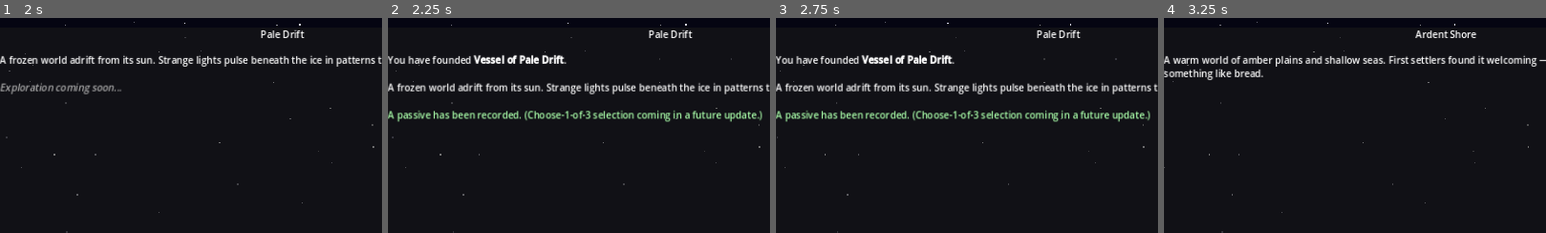
Above: before the commit, frames 1-4 (left to right).
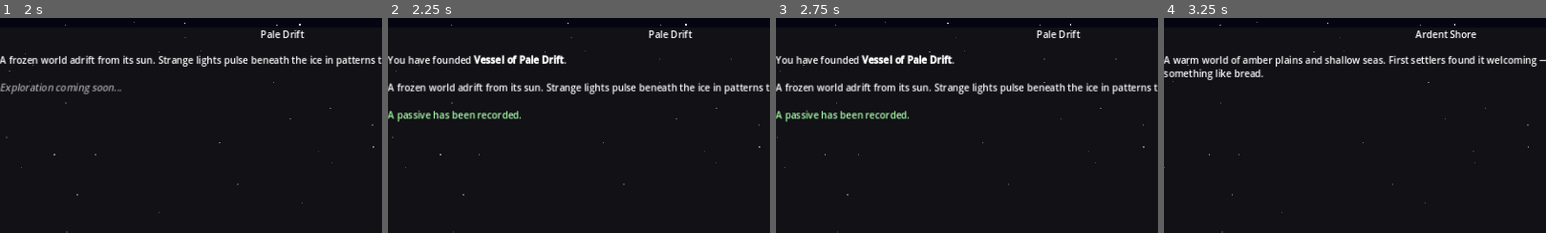
Above: after the commit, the same moments.

Repository: ColdTie/Metanoia-Vessel-2D
Game: Godot game, scene res://scenes/travel/travel_screen.tscn
Two runs of this game, one before a commit and one after it. Both use one fixed random seed, a clock stepped at 60 frames per second and the inputs below.
Inputs:
- Up to frame 1 (2 s): click "Pale Drift (3)" at 0.5 s; click "Depart (3 fuel)" at 1.25 s
- Up to frame 2 (2.25 s): click "Found Vessel" at 2 s
- Up to frame 3 (2.75 s): no input
- Up to frame 4 (3.25 s): click "Ardent Shore (start)" at 2.75 s
The pictures show only the part of the screen within x 25-75%, y 0-50%; the shares and areas given below are measured in that part.

Frame 1 is identical in both runs. In frame 2, 1.5% of the frame differs, in the area x 35-98%, y 42-49%; in frame 3, 1.5%; in frame 4, nothing differs.

Commit message:
feat: choose-1-of-3 passive settling reward
First settlement still guarantees Founding Bonus. Every settlement
after that draws 3 random passives (excluding ones already owned)
from a new PASSIVE_POOL and lets the player pick one via a
code-built popup (scripts/ui/passive_select.gd), matching the
travel screen's programmatic-UI style.

frost_hardened is wired up functionally: GameState.get_travel_cost()
now shaves 1 fuel off ice-world travel when owned, and the travel
screen uses it for both cost display and the actual fuel deduction.

Keeps design/systems.md in sync and logs the change.

Co-Authored-By: Claude Sonnet 5 <noreply@anthropic.com>
Claude-Session: https://claude.ai/code/session_0146RQgbWdzMNHnTejh18XNY

Diff:
--- a/scripts/autoloads/game_state.gd
+++ b/scripts/autoloads/game_state.gd
@@ -3,6 +3,17 @@
 # Singleton: all mutable game state. Access via GameState.x anywhere.
 
 const MAX_PASSIVES := 10  # Reaching this triggers void unlock check
+
+# Passive pool for the choose-1-of-3 settling reward. founding_bonus is
+# granted automatically on the player's first settlement and is not drawn
+# from here. See design/systems.md Passives for the full roster.
+const PASSIVE_POOL: Array = [
+	{"id": "root_knowledge", "name": "Root Knowledge", "desc": "Jungle worlds yield extra specimens."},
+	{"id": "echo_listener", "name": "Echo Listener", "desc": "Unlocks extra creature dialogue options."},
+	{"id": "frost_hardened", "name": "Frost Hardened", "desc": "Ice-world travel costs 1 less fuel."},
+	{"id": "tide_reader", "name": "Tide Reader", "desc": "Ocean worlds reveal hidden specimens."},
+	{"id": "dust_walker", "name": "Dust Walker", "desc": "Desert worlds never trigger forced combat."},
+]
 
 var current_world: String = "Ardent Shore"
 var passives: Array = []          # Array of {id, name, desc, source}
@@ -98,17 +109,43 @@
 	return get_world_by_name(current_world)
 
 
+func get_travel_cost(world_id: String) -> int:
+	var world := get_world_by_id(world_id)
+	if world.is_empty():
+		return 0
+	var cost: int = world.get("distance", 0)
+	if world.get("type", "") == "ice" and has_passive("frost_hardened"):
+		cost = max(0, cost - 1)
+	return cost
+
+
 func travel_to_world(world_id: String) -> bool:
 	var world := get_world_by_id(world_id)
 	if world.is_empty():
 		return false
-	var cost: int = world.get("distance", 0)
+	var cost := get_travel_cost(world_id)
 	if fuel < cost:
 		return false
 	fuel -= cost
 	current_world = world["name"]
 	world_changed.emit(current_world)
 	return true
+
+
+func has_passive(id: String) -> bool:
+	for p in passives:
+		if p.get("id", "") == id:
+			return true
+	return false
+
+
+func get_passive_choices(count: int = 3) -> Array:
+	var available: Array = []
+	for p in PASSIVE_POOL:
+		if not has_passive(p["id"]):
+			available.append(p)
+	available.shuffle()
+	return available.slice(0, min(count, available.size()))
 
 
 func add_passive(passive: Dictionary) -> void:
--- a/scripts/travel/travel_screen.gd
+++ b/scripts/travel/travel_screen.gd
@@ -225,7 +225,8 @@
 		var btn := Button.new()
 		var settled_tag: String = " [V]" if world.get("settled", false) else ""
 		var dist: int = world.get("distance", 0)
-		var cost_tag: String = " (%d)" % dist if dist > 0 else " (start)"
+		var cost: int = GameState.get_travel_cost(world["id"])
+		var cost_tag: String = " (%d)" % cost if dist > 0 else " (start)"
 		var is_current: bool = world["name"] == GameState.current_world
 		btn.text = ("> " if is_current else "") + world["name"] + settled_tag + cost_tag
 		btn.size_flags_horizontal = Control.SIZE_EXPAND_FILL
@@ -244,7 +245,7 @@
 	_world_name_label.text = world["name"]
 	_world_desc_label.text = world.get("description", "")
 
-	var cost: int = world.get("distance", 0)
+	var cost: int = GameState.get_travel_cost(world_id)
 	var is_current: bool = world["name"] == GameState.current_world
 	var can_afford: bool = GameState.fuel >= cost
 
@@ -287,19 +288,49 @@
 	if world.get("settled", false):
 		return
 
+	var is_first_settlement: bool = not _any_other_world_settled()
+
 	world["settled"] = true
 	world["vessel_name"] = "Vessel of " + world["name"]
 
-	# Grant the founding passive (choose-1-of-3 UI is TODO)
-	GameState.add_passive({
-		"id": "founding_bonus",
-		"name": "Founding Bonus",
-		"desc": "The act of founding grants clarity. +5 max fuel.",
-		"source": world["name"],
-	})
-	GameState.max_fuel += 5
-	GameState.refuel(5)
-
+	if is_first_settlement:
+		# First settlement always grants Founding Bonus (guaranteed, not drawn).
+		GameState.add_passive({
+			"id": "founding_bonus",
+			"name": "Founding Bonus",
+			"desc": "The act of founding grants clarity. +5 max fuel.",
+			"source": world["name"],
+		})
+		GameState.max_fuel += 5
+		GameState.refuel(5)
+		_finish_settle(world)
+		return
+
+	var choices := GameState.get_passive_choices(3)
+	if choices.is_empty():
+		_finish_settle(world)
+		return
+
+	var popup: PassiveSelectPopup = preload("res://scripts/ui/passive_select.gd").new()
+	add_child(popup)
+	popup.setup(choices)
+	popup.passive_chosen.connect(func(passive: Dictionary) -> void:
+		var rewarded := passive.duplicate()
+		rewarded["source"] = world["name"]
+		GameState.add_passive(rewarded)
+		_finish_settle(world)
+	)
+	popup.popup_centered()
+
+
+func _any_other_world_settled() -> bool:
+	for w in GameState.world_catalog:
+		if w.get("settled", false) and w["id"] != _selected_world_id:
+			return true
+	return false
+
+
+func _finish_settle(world: Dictionary) -> void:
 	_settle_button.visible = false
 	_populate_destinations()
 	_refresh_status()
@@ -307,8 +338,7 @@
 	_world_desc_label.text = \
 		"You have founded [b]" + world["vessel_name"] + "[/b].\n\n" \
 		+ world.get("description", "") \
-		+ "\n\n[color=#aaffaa]A passive has been recorded. " \
-		+ "(Choose-1-of-3 selection coming in a future update.)[/color]"
+		+ "\n\n[color=#aaffaa]A passive has been recorded.[/color]"
 
 	SaveLoad.save_game()
 
--- /dev/null
+++ b/scripts/ui/passive_select.gd
@@ -0,0 +1,74 @@
+extends PopupPanel
+class_name PassiveSelectPopup
+
+# Choose-1-of-3 settling reward popup. Built entirely in code, instanced by
+# whatever screen triggers a settle reward (currently travel_screen.gd).
+
+signal passive_chosen(passive: Dictionary)
+
+
+func setup(choices: Array) -> void:
+	title = "Choose a Passive"
+	size = Vector2(560, 240)
+	exclusive = true
+
+	var margin := MarginContainer.new()
+	margin.set_anchors_and_offsets_preset(Control.PRESET_FULL_RECT)
+	margin.add_theme_constant_override("margin_left", 16)
+	margin.add_theme_constant_override("margin_right", 16)
+	margin.add_theme_constant_override("margin_top", 16)
+	margin.add_theme_constant_override("margin_bottom", 16)
+	add_child(margin)
+
+	var vbox := VBoxContainer.new()
+	vbox.add_theme_constant_override("separation", 10)
+	margin.add_child(vbox)
+
+	var header := Label.new()
+	header.text = "Your Vessel earns a passive. Choose one:"
+	header.horizontal_alignment = HORIZONTAL_ALIGNMENT_CENTER
+	vbox.add_child(header)
+	vbox.add_child(HSeparator.new())
+
+	var row := HBoxContainer.new()
+	row.alignment = BoxContainer.ALIGNMENT_CENTER
+	row.add_theme_constant_override("separation", 12)
+	row.size_flags_vertical = Control.SIZE_EXPAND_FILL
+	vbox.add_child(row)
+
+	for passive in choices:
+		row.add_child(_build_option(passive))
+
+
+func _build_option(passive: Dictionary) -> Control:
+	var panel := PanelContainer.new()
+	panel.custom_minimum_size = Vector2(160, 150)
+
+	var inner := VBoxContainer.new()
+	inner.add_theme_constant_override("separation", 6)
+	panel.add_child(inner)
+
+	var name_lbl := Label.new()
+	name_lbl.text = passive.get("name", "")
+	name_lbl.horizontal_alignment = HORIZONTAL_ALIGNMENT_CENTER
+	name_lbl.autowrap_mode = TextServer.AUTOWRAP_WORD_SMART
+	inner.add_child(name_lbl)
+
+	var desc_lbl := Label.new()
+	desc_lbl.text = passive.get("desc", "")
+	desc_lbl.autowrap_mode = TextServer.AUTOWRAP_WORD_SMART
+	desc_lbl.size_flags_vertical = Control.SIZE_EXPAND_FILL
+	inner.add_child(desc_lbl)
+
+	var btn := Button.new()
+	btn.text = "Choose"
+	btn.pressed.connect(func(): _on_choose(passive))
+	inner.add_child(btn)
+
+	return panel
+
+
+func _on_choose(passive: Dictionary) -> void:
+	passive_chosen.emit(passive)
+	hide()
+	queue_free()
Not shown, changed: design/content-log.md
Not shown, changed: design/systems.md
